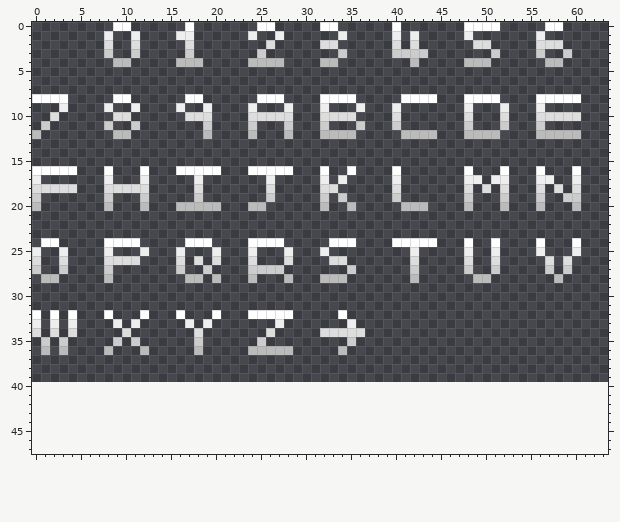
File history of a pixel-art file, SpaceInvaders/res/img/fonts/SprFont.ase. This is how it looked before the edit.
64x40 pixels, 1 frame. The old version is drawn lined up with the new one, on the new canvas.
And afterwards:
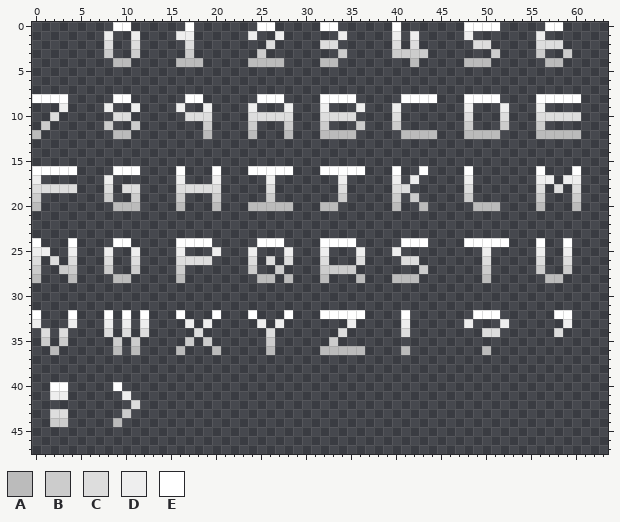
Palette (. is transparent): A #bbbbbb  B #cccccc  C #dddddd  D #eeeeee  E #ffffff
The edit:
canvas 64x40 -> 64x48
y 16: x 8..12 E...E -> .EEE.; x 17..19 EEE -> ...; x 33..34 .. -> EE; x 36 . -> E; x 43 . -> E; x 52 E -> .
y 17: x 12 D -> .; x 16 . -> D; x 18 D -> .; x 20 . -> D; x 32 D -> .; x 42 . -> D; x 49 D -> .; x 51..52 DD -> ..; x 59 . -> D
y 18: x 9 C -> .; x 12 C -> .; x 16..17 .. -> CC; x 19..20 .. -> CC; x 32..34 CC. -> ..C; x 41 . -> C; x 50 C -> .; x 52 C -> .
y 19: x 11..12 .B -> B.; x 16 . -> B; x 18 B -> .; x 20 . -> B; x 32 B -> .; x 42 . -> B; x 52 B -> .; x 59 B -> .
y 20: x 8..12 A...A -> .AAA.; x 17..19 AAA -> ...; x 26..28 ... -> AAA; x 33 . -> A; x 35 A -> .; x 40..42 .AA -> A..; x 48..52 A...A -> .AAA.
y 24: x 0..2 .EE -> E..; x 4 . -> E; x 8 E -> .; x 11 E -> .; x 16 . -> E; x 24 E -> .; x 32 . -> E; x 40 E -> .; x 44 E -> .; x 49..50 .. -> EE; x 52 . -> E; x 59..60 .E -> E.
y 25: x 1 . -> D; x 3..4 D. -> .D; x 11..12 .D -> D.; x 36 . -> D; x 40 . -> D; x 42 D -> .; x 48 D -> .; x 50..51 .D -> D.; x 59..60 .D -> D.
y 26: x 2..4 .C. -> C.C; x 9..10 CC -> ..; x 17 . -> C; x 19..20 .C -> C.; x 26 . -> C; x 32..34 .CC -> C..; x 36 . -> C; x 41 . -> C; x 48 C -> .; x 50..51 .C -> C.; x 56..57 .C -> C.
y 27: x 4 . -> B; x 11 . -> B; x 19 B -> .; x 25..26 BB -> ..; x 32..34 ... -> BBB; x 42..43 B. -> .B; x 48 B -> .; x 50..51 .B -> B.; x 56..57 .B -> B.
y 28: x 0..2 .AA -> A..; x 4 . -> A; x 8..10 A.. -> .AA; x 16..18 .AA -> A..; x 20 A -> .; x 24..26 A.. -> .AA; x 33..34 AA -> ..; x 36 . -> A; x 40..41 .. -> AA; x 49 A -> .; x 57 . -> A
y 32: x 2 E -> .; x 10 . -> E; x 25..27 EEE -> ...; x 32..33 .. -> EE; x 35..36 .. -> EE; x 41 . -> E; x 49..51 ... -> EEE; x 58..59 .. -> EE
y 33: x 2 D -> .; x 8..12 .D.D. -> D.D.D; x 25 . -> D; x 41 . -> D; x 48 . -> D; x 52 . -> D; x 59 . -> D
y 34: x 0..4 C.C.C -> .C.C.; x 8 . -> C; x 12 . -> C; x 32..33 CC -> ..; x 35..36 CC -> ..; x 41 . -> C; x 50..51 .. -> CC; x 58 . -> C
y 35: x 17..19 .B. -> B.B; x 25..26 B. -> .B; x 33 . -> B; x 35 B -> .
y 36: x 1..3 A.A -> .A.; x 8..9 A. -> .A; x 11..12 .A -> A.; x 16 . -> A; x 18 A -> .; x 20 . -> A; x 24..25 AA -> ..; x 27..28 AA -> ..; x 32..33 .. -> AA; x 35..36 .. -> AA; x 41 . -> A; x 50 . -> A
y 40: x 2..3 .. -> EE; x 9 . -> E
y 41: x 2..3 .. -> DD; x 10 . -> D
y 42: x 11 . -> C
y 43: x 2..3 .. -> CC; x 10 . -> B
y 44: x 2..3 .. -> BB; x 9 . -> A
Pixel boxes of the changes (left, top, right, bottom) in both pictures:
changed: (104, 166, 221, 211)
changed: (266, 166, 428, 211)
changed: (464, 166, 509, 211)
changed: (563, 175, 572, 202)
changed: (32, 238, 221, 427)
changed: (248, 238, 437, 355)
changed: (464, 238, 581, 355)
